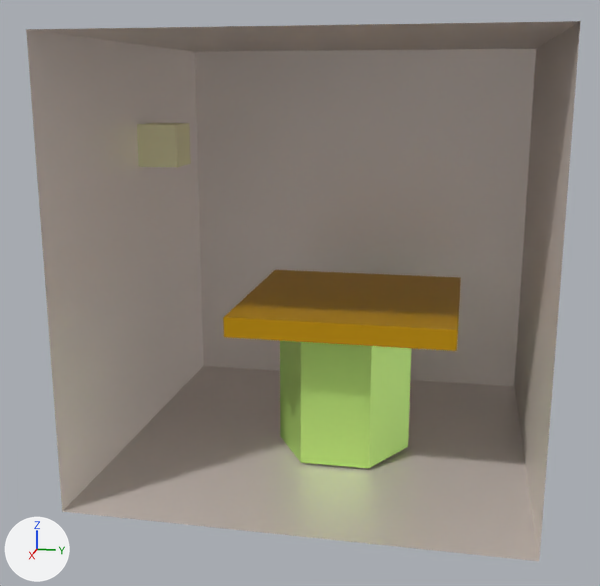
One commit to the COLLADA model exemplocena.dae: the scene before it, then after it.
Rendered twice from a camera (50 mm lens) standing at (12.06, 1.97, 3.35) and looking at (0.23, -0.4, 0.39). The axes (+X, +Y, +Z) are drawn at lower left. The lights are the same throughout. Where no turn or scale is listed for an object, it has been applied to the vertices.
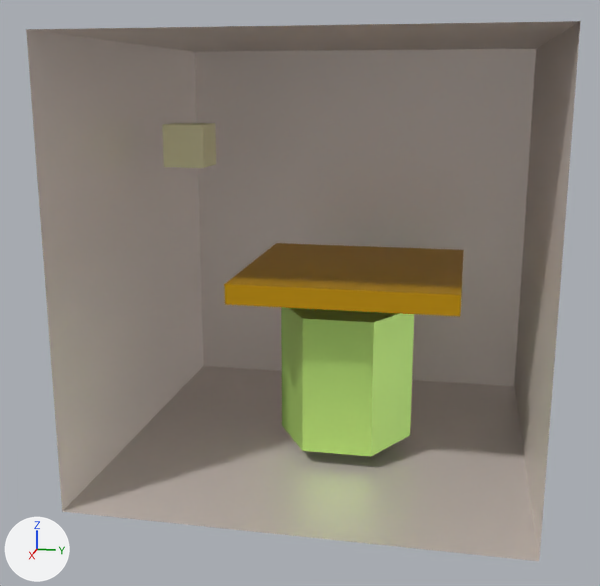
The newer file is also turned or shifted as a whole; pictures and numbers use the older file's frame.

Edits to the bpy script that builds the scene:
```text
Change ob_cube_001:
    ob_cube_001.location: (-0.44, -2.7, 2.5) -> (-0.44, -2.27, 2.5)
Change ob_cube_002:
    ob_cube_002.location: (-0.02, 0.37, 0.19) -> (-0.02, 0.4, 0.65)
Change ob_cylinder:
    ob_cylinder.location: (0.16, 0.28, -0.97) -> (0.16, 0.3, -0.78)
```

Pixel boxes [x1, y1, x2, y2] of what changed, in the pictures (600 x 586 px):
'Cube.002', moved: before [223, 270, 461, 351]; after [224, 243, 464, 316]
'Cylinder', moved: before [280, 341, 411, 468]; after [281, 307, 414, 457]
'Cube.001', moved: before [137, 123, 191, 167]; after [162, 123, 216, 168]
